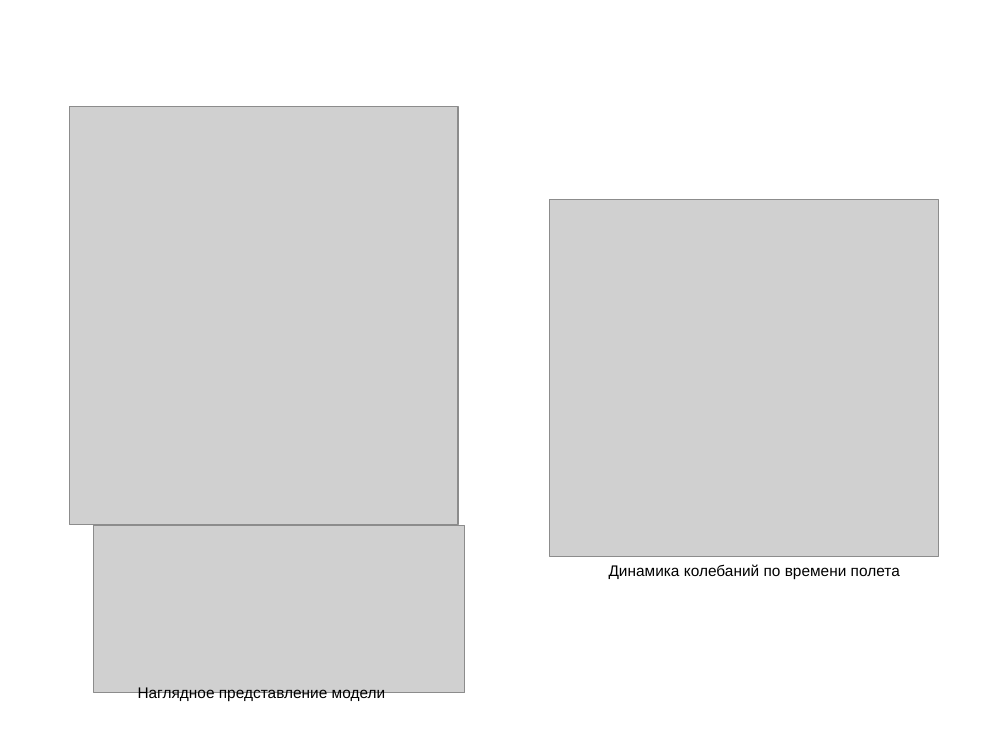
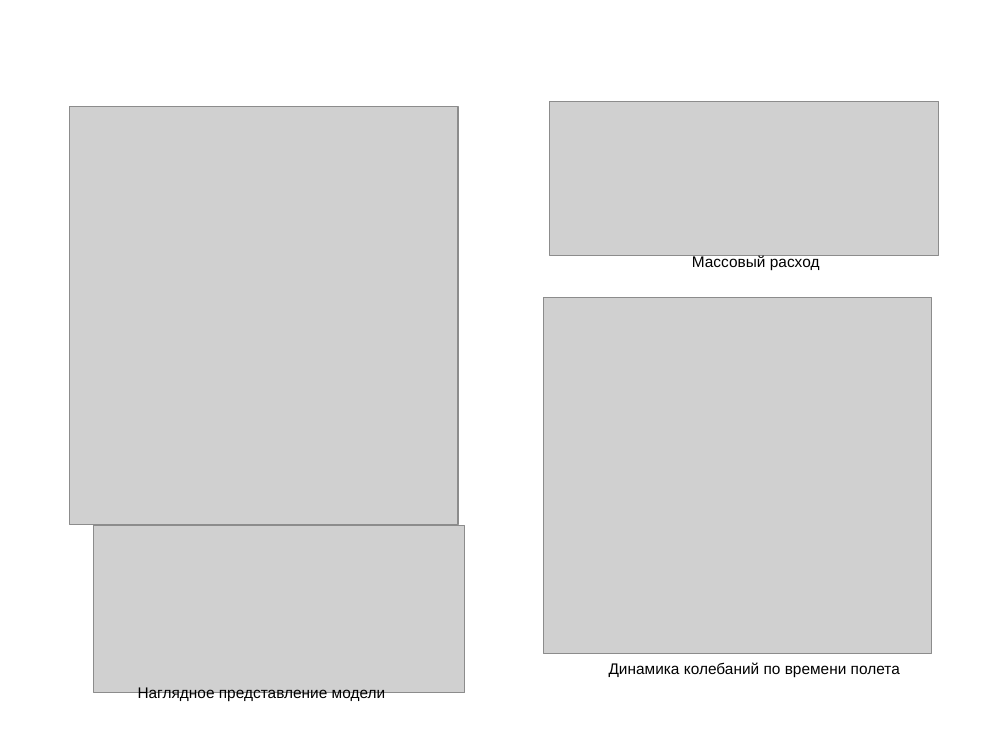
Before and after one commit to SmetanaPrototype/UniFlight, a slide deck: slide 8 of docs/Сметана. Диссертация.pptx (slide 9 before the commit). Drawn at 1008x756 pixels with LibreOffice and Linux fonts; fonts in the diff are those of the drawing; grey boxes stand for pictures; background and template pictures are left out. Boxes give left, top, right and bottom in pixels: in the first picture for what was removed or moved away, otherwise in the second. Text is boxed around its words. In the diff, an @@ line names an element or a change of style, - is before the commit and + after.

```diff
--- a/docs/Сметана. Диссертация.pptx
+++ b/docs/Сметана. Диссертация.pptx
@@ picture added at (550, 101, 939, 255) @@
@@ text added at (692, 255, 820, 271), 11 pt, text #000000 @@
+Массовый расход
@@ picture: place and size @@
-picture at (549, 200, 938, 556)
+picture at (543, 297, 932, 654)
@@ text "Динамика колебаний по времени полета": place and size @@
-text "Динамика колебаний по времени полета" at (609, 564, 900, 580)
+text "Динамика колебаний по времени полета" at (609, 662, 900, 677)
```
Also in this commit, not shown: 16 other slides changed, 1 slide added, 6 slides removed, 3 other files.
